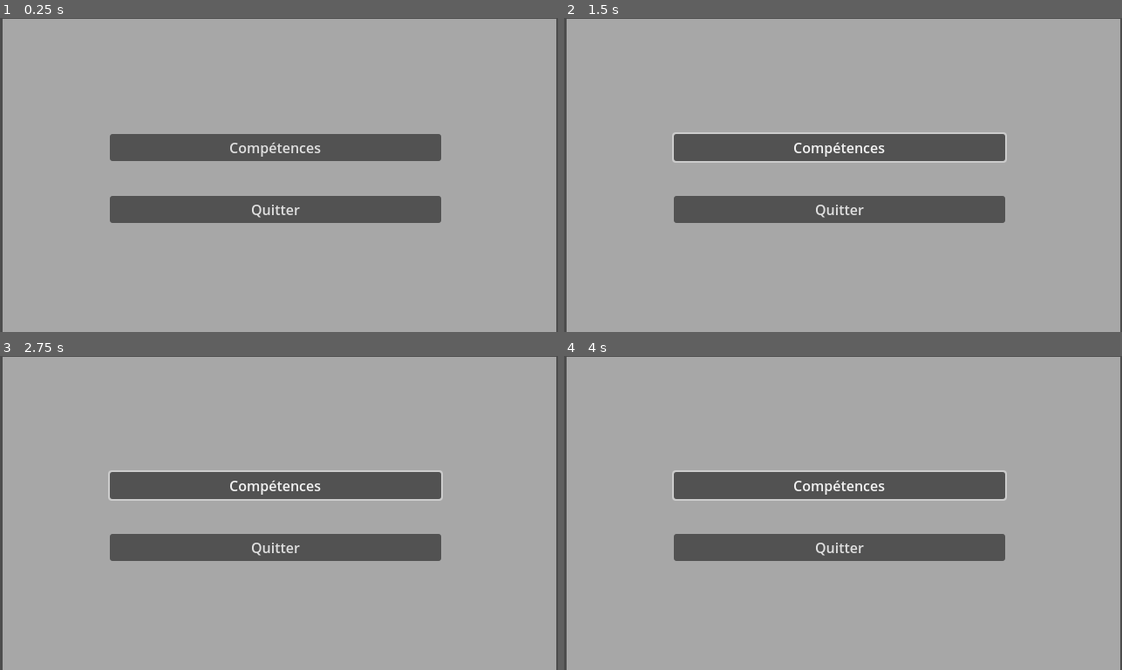
Above: before the commit, frames 1-4 (two rows, left to right).
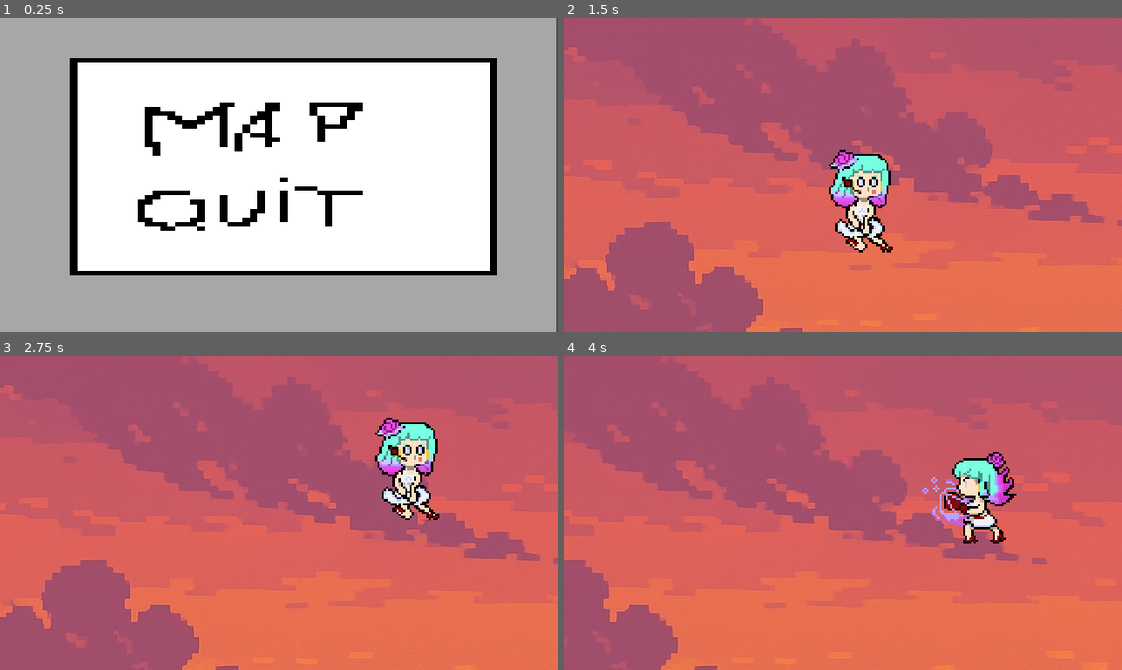
Above: after the commit, the same moments.

Repository: ifoudil/Chromatic-Requiem
Game: Godot game, scene res://Scenes/menu_2.tscn
The game is run twice, just before and just after one commit, with the same random seed, the same clock (stepped at 60 frames per second) and the same inputs. This scene is started directly instead of the project's main scene.
Inputs (mouse positions are in pixels of both pictures, inside the frame that each line leads up to):
- Up to frame 1 (0.25 s): no input
- Up to frame 2 (1.5 s): click "Compétences" at 0.5 s; click (664, 109) at 1.27 s
- Up to frame 3 (2.75 s): tap Enter at 2 s; hold Right (move_right) from 2.03 s (still down); tap Z (atk) at 2.1 s; tap Space (jump) at 2.27, 2.57 s; tap N (switch_idle, bound only after the commit) at 2.3 s
- Up to frame 4 (4 s): tap N (switch_idle, bound only after the commit) at 2.85 s; tap Space (jump) at 3.02, 3.05, 3.32, 3.6 s; release Right (move_right) at 3.53 s; hold Left (move_left) from 3.53 s (still down); tap Z (atk) at 3.8 s

The runs differ from the first frame. In frame 1, 54% of the frame differs, in the area x 0-100%, y 0-100%; in frame 2, 100%; in frame 3, 100%; in frame 4, 100%.

Commit message:
skin udapte

Diff:
--- a/Scenes/Baddie.tscn
+++ b/Scenes/Baddie.tscn
@@ -1,12 +1,14 @@
-[gd_scene load_steps=14 format=3 uid="uid://c4rf4st16oach"]
+[gd_scene load_steps=16 format=3 uid="uid://c4rf4st16oach"]
 
 [ext_resource type="Script" uid="uid://dhggmxord85gq" path="res://Scripts/player.gd" id="1_4y6d6"]
 [ext_resource type="Texture2D" uid="uid://dd1bx8j5cmldn" path="res://Assets/Atk_box.png" id="2_jjo6a"]
 [ext_resource type="Texture2D" uid="uid://cs10i7jkjjwbd" path="res://Assets/Atk_box copie.png" id="3_8tbd3"]
 [ext_resource type="Texture2D" uid="uid://b4n37wvhjhguh" path="res://Assets/perso_final copie.png" id="4_ji2xe"]
-[ext_resource type="Texture2D" uid="uid://cbmbtn2bsfnvf" path="res://Assets/perso_final copie 3.png" id="5_y3hc5"]
+[ext_resource type="Texture2D" uid="uid://xacgvea0ld0e" path="res://Assets/baddieviolet.png" id="5_8tbd3"]
 [ext_resource type="Texture2D" uid="uid://33v312kgomtn" path="res://Assets/perso_final copie 2.png" id="6_676oq"]
+[ext_resource type="Texture2D" uid="uid://d4grxwbf4qobr" path="res://Assets/baddieviolet2.png" id="6_ji2xe"]
 [ext_resource type="Texture2D" uid="uid://cw5w3m5yxvgyl" path="res://Assets/perso_final.png" id="7_gqifm"]
+[ext_resource type="Texture2D" uid="uid://dsf422vcxqyfa" path="res://Assets/baddieviolet3.png" id="7_y3hc5"]
 [ext_resource type="Texture2D" uid="uid://2fwvbonmu2vc" path="res://Assets/perso_chroma_requiem (55) copie 4.png" id="8_gt11p"]
 [ext_resource type="Texture2D" uid="uid://cu17fvv5puhmb" path="res://Assets/perso_chroma_requiem (55) copie 5.png" id="9_sxmsa"]
 [ext_resource type="Texture2D" uid="uid://d2628a2bt4kw0" path="res://Assets/perso_chroma_requiem (55) copie 3.png" id="10_5xorg"]
@@ -40,7 +42,13 @@
 }, {
 "frames": [{
 "duration": 1.0,
-"texture": ExtResource("5_y3hc5")
+"texture": ExtResource("5_8tbd3")
+}, {
+"duration": 1.0,
+"texture": ExtResource("6_ji2xe")
+}, {
+"duration": 1.0,
+"texture": ExtResource("7_y3hc5")
 }],
 "loop": true,
 "name": &"idle_right",
@@ -86,10 +94,10 @@
 }]
 
 [sub_resource type="RectangleShape2D" id="RectangleShape2D_wpk7j"]
-size = Vector2(57, 95)
+size = Vector2(60, 113)
 
 [node name="CharacterBody2D" type="CharacterBody2D"]
-position = Vector2(54, -15)
+position = Vector2(31, -28)
 script = ExtResource("1_4y6d6")
 metadata/_edit_group_ = true
 
@@ -98,14 +106,13 @@
 position = Vector2(1109, -215.813)
 scale = Vector2(2.45023, 2.39583)
 sprite_frames = SubResource("SpriteFrames_xh4dr")
-animation = &"atk1_right"
+animation = &"idle_right"
 offset = Vector2(-387.769, 192.548)
 metadata/_edit_group_ = true
 
 [node name="CollisionShape2D" type="CollisionShape2D" parent="."]
-position = Vector2(140.5, 249.5)
+position = Vector2(169, 246.5)
 shape = SubResource("RectangleShape2D_wpk7j")
-metadata/_edit_group_ = true
 
 [node name="AttackTimer" type="Timer" parent="."]
 wait_time = 0.3
--- /dev/null
+++ b/Scenes/baddieViolet.tscn
@@ -0,0 +1,121 @@
+[gd_scene load_steps=16 format=3 uid="uid://cdyetyvyljpk"]
+
+[ext_resource type="Script" uid="uid://coxexhi2gki7i" path="res://Scripts/baddieYellow.gd" id="1_icpp2"]
+[ext_resource type="Texture2D" uid="uid://dd1bx8j5cmldn" path="res://Assets/Atk_box.png" id="2_tdr17"]
+[ext_resource type="Texture2D" uid="uid://cs10i7jkjjwbd" path="res://Assets/Atk_box copie.png" id="3_l1mr0"]
+[ext_resource type="Texture2D" uid="uid://b4n37wvhjhguh" path="res://Assets/perso_final copie.png" id="4_j02qt"]
+[ext_resource type="Texture2D" uid="uid://xacgvea0ld0e" path="res://Assets/baddieviolet.png" id="5_tdr17"]
+[ext_resource type="Texture2D" uid="uid://d4grxwbf4qobr" path="res://Assets/baddieviolet2.png" id="6_l1mr0"]
+[ext_resource type="Texture2D" uid="uid://33v312kgomtn" path="res://Assets/perso_final copie 2.png" id="7_6y8ve"]
+[ext_resource type="Texture2D" uid="uid://dsf422vcxqyfa" path="res://Assets/baddieviolet3.png" id="7_j02qt"]
+[ext_resource type="Texture2D" uid="uid://cw5w3m5yxvgyl" path="res://Assets/perso_final.png" id="8_oaorr"]
+[ext_resource type="Texture2D" uid="uid://2fwvbonmu2vc" path="res://Assets/perso_chroma_requiem (55) copie 4.png" id="9_smshv"]
+[ext_resource type="Texture2D" uid="uid://cu17fvv5puhmb" path="res://Assets/perso_chroma_requiem (55) copie 5.png" id="10_3m65n"]
+[ext_resource type="Texture2D" uid="uid://d2628a2bt4kw0" path="res://Assets/perso_chroma_requiem (55) copie 3.png" id="11_74vap"]
+[ext_resource type="Texture2D" uid="uid://bhlfqcsjvokem" path="res://Assets/perso_chroma_requiem (55) copie 2.png" id="12_uijnq"]
+
+[sub_resource type="SpriteFrames" id="SpriteFrames_xh4dr"]
+animations = [{
+"frames": [{
+"duration": 1.0,
+"texture": ExtResource("2_tdr17")
+}],
+"loop": true,
+"name": &"atk1_left",
+"speed": 5.0
+}, {
+"frames": [{
+"duration": 1.0,
+"texture": ExtResource("3_l1mr0")
+}],
+"loop": true,
+"name": &"atk1_right",
+"speed": 5.0
+}, {
+"frames": [{
+"duration": 1.0,
+"texture": ExtResource("4_j02qt")
+}],
+"loop": true,
+"name": &"idle_left",
+"speed": 5.0
+}, {
+"frames": [{
+"duration": 1.0,
+"texture": ExtResource("5_tdr17")
+}, {
+"duration": 1.0,
+"texture": ExtResource("6_l1mr0")
+}, {
+"duration": 1.0,
+"texture": ExtResource("7_j02qt")
+}],
+"loop": true,
+"name": &"idle_right",
+"speed": 5.0
+}, {
+"frames": [{
+"duration": 1.0,
+"texture": ExtResource("7_6y8ve")
+}],
+"loop": true,
+"name": &"jump_left",
+"speed": 5.0
+}, {
+"frames": [{
+"duration": 1.0,
+"texture": ExtResource("8_oaorr")
+}],
+"loop": true,
+"name": &"jump_right",
+"speed": 5.0
+}, {
+"frames": [{
+"duration": 1.0,
+"texture": ExtResource("9_smshv")
+}, {
+"duration": 1.0,
+"texture": ExtResource("10_3m65n")
+}],
+"loop": true,
+"name": &"run_left",
+"speed": 5.0
+}, {
+"frames": [{
+"duration": 1.0,
+"texture": ExtResource("11_74vap")
+}, {
+"duration": 1.0,
+"texture": ExtResource("12_uijnq")
+}],
+"loop": true,
+"name": &"run_right",
+"speed": 5.0
+}]
+
+[sub_resource type="RectangleShape2D" id="RectangleShape2D_wpk7j"]
+size = Vector2(60, 113)
+
+[node name="characterBody2D" type="CharacterBody2D"]
+position = Vector2(31, -28)
+script = ExtResource("1_icpp2")
+metadata/_edit_group_ = true
+
+[node name="AnimatedSprite2D" type="AnimatedSprite2D" parent="."]
+texture_filter = 1
+position = Vector2(1109, -215.813)
+scale = Vector2(2.45023, 2.39583)
+sprite_frames = SubResource("SpriteFrames_xh4dr")
+animation = &"idle_right"
+offset = Vector2(-387.769, 192.548)
+metadata/_edit_group_ = true
+
+[node name="CollisionShape2D" type="CollisionShape2D" parent="."]
+position = Vector2(169, 246.5)
+shape = SubResource("RectangleShape2D_wpk7j")
+
+[node name="AttackTimer" type="Timer" parent="."]
+wait_time = 0.3
+one_shot = true
+
+[connection signal="timeout" from="AttackTimer" to="." method="_on_attack_timer_timeout"]
--- /dev/null
+++ b/Scenes/baddieyellow.tscn
@@ -0,0 +1,135 @@
+[gd_scene load_steps=17 format=3 uid="uid://dc2uygkwfcu8w"]
+
+[ext_resource type="Script" uid="uid://coxexhi2gki7i" path="res://Scripts/baddieYellow.gd" id="1_b0c5b"]
+[ext_resource type="Texture2D" uid="uid://dd1bx8j5cmldn" path="res://Assets/Atk_box.png" id="2_d082v"]
+[ext_resource type="Texture2D" uid="uid://cs10i7jkjjwbd" path="res://Assets/Atk_box copie.png" id="3_7gbtx"]
+[ext_resource type="Texture2D" uid="uid://b4n37wvhjhguh" path="res://Assets/perso_final copie.png" id="4_nd58f"]
+[ext_resource type="Texture2D" uid="uid://bsvsyy557t758" path="res://Assets/yellown.png" id="5_jcouw"]
+[ext_resource type="Texture2D" uid="uid://cghan0t2i044u" path="res://Assets/yellow1.png" id="6_d082v"]
+[ext_resource type="Texture2D" uid="uid://jy4pukda083b" path="res://Assets/yellow2.png" id="7_7gbtx"]
+[ext_resource type="Texture2D" uid="uid://33v312kgomtn" path="res://Assets/perso_final copie 2.png" id="7_7kl0n"]
+[ext_resource type="Texture2D" uid="uid://cw5w3m5yxvgyl" path="res://Assets/perso_final.png" id="8_rvhxl"]
+[ext_resource type="Texture2D" uid="uid://2fwvbonmu2vc" path="res://Assets/perso_chroma_requiem (55) copie 4.png" id="9_rh60s"]
+[ext_resource type="Texture2D" uid="uid://euqvvc4u41vj" path="res://Assets/reloading.png" id="10_7gbtx"]
+[ext_resource type="Texture2D" uid="uid://cu17fvv5puhmb" path="res://Assets/perso_chroma_requiem (55) copie 5.png" id="10_dvvgx"]
+[ext_resource type="Texture2D" uid="uid://d2628a2bt4kw0" path="res://Assets/perso_chroma_requiem (55) copie 3.png" id="11_p42id"]
+[ext_resource type="Texture2D" uid="uid://bhlfqcsjvokem" path="res://Assets/perso_chroma_requiem (55) copie 2.png" id="12_5gadt"]
+
+[sub_resource type="SpriteFrames" id="SpriteFrames_xh4dr"]
+animations = [{
+"frames": [{
+"duration": 1.0,
+"texture": ExtResource("2_d082v")
+}],
+"loop": true,
+"name": &"atk1_left",
+"speed": 5.0
+}, {
+"frames": [{
+"duration": 1.0,
+"texture": ExtResource("3_7gbtx")
+}],
+"loop": true,
+"name": &"atk1_right",
+"speed": 5.0
+}, {
+"frames": [{
+"duration": 1.0,
+"texture": ExtResource("6_d082v")
+}, {
+"duration": 1.0,
+"texture": ExtResource("7_7gbtx")
+}],
+"loop": true,
+"name": &"idle-right2",
+"speed": 5.0
+}, {
+"frames": [{
+"duration": 1.0,
+"texture": ExtResource("4_nd58f")
+}],
+"loop": true,
+"name": &"idle_left",
+"speed": 5.0
+}, {
+"frames": [{
+"duration": 1.0,
+"texture": ExtResource("5_jcouw")
+}],
+"loop": true,
+"name": &"idle_right",
+"speed": 5.0
+}, {
+"frames": [{
+"duration": 1.0,
+"texture": ExtResource("7_7kl0n")
+}],
+"loop": true,
+"name": &"jump_left",
+"speed": 5.0
+}, {
+"frames": [{
+"duration": 1.0,
+"texture": ExtResource("8_rvhxl")
+}],
+"loop": true,
+"name": &"jump_right",
+"speed": 5.0
+}, {
+"frames": [{
+"duration": 1.0,
+"texture": ExtResource("10_7gbtx")
+}],
+"loop": true,
+"name": &"reloading",
+"speed": 5.0
+}, {
+"frames": [{
+"duration": 1.0,
+"texture": ExtResource("9_rh60s")
+}, {
+"duration": 1.0,
+"texture": ExtResource("10_dvvgx")
+}],
+"loop": true,
+"name": &"run_left",
+"speed": 5.0
+}, {
+"frames": [{
+"duration": 1.0,
+"texture": ExtResource("11_p42id")
+}, {
+"duration": 1.0,
+"texture": ExtResource("12_5gadt")
+}],
+"loop": true,
+"name": &"run_right",
+"speed": 5.0
+}]
+
+[sub_resource type="RectangleShape2D" id="RectangleShape2D_wpk7j"]
+size = Vector2(60, 113)
+
+[node name="CharacterBody2D" type="CharacterBody2D"]
+position = Vector2(31, -28)
+script = ExtResource("1_b0c5b")
+metadata/_edit_group_ = true
+
+[node name="AnimatedSprite2D" type="AnimatedSprite2D" parent="."]
+texture_filter = 1
+position = Vector2(1109, -215.813)
+scale = Vector2(2.45023, 2.39583)
+sprite_frames = SubResource("SpriteFrames_xh4dr")
+animation = &"run_right"
+offset = Vector2(-387.769, 192.548)
+metadata/_edit_group_ = true
+
+[node name="CollisionShape2D" type="CollisionShape2D" parent="."]
+position = Vector2(169, 246.5)
+shape = SubResource("RectangleShape2D_wpk7j")
+
+[node name="AttackTimer" type="Timer" parent="."]
+wait_time = 0.3
+one_shot = true
+
+[connection signal="timeout" from="AttackTimer" to="." method="_on_attack_timer_timeout"]
--- /dev/null
+++ b/Scenes/lvl1.tscn
@@ -0,0 +1,54 @@
+[gd_scene load_steps=6 format=3 uid="uid://gxmrwxxp2xch"]
+
+[ext_resource type="PackedScene" uid="uid://c4rf4st16oach" path="res://Scenes/Baddie.tscn" id="1_7vp8q"]
+[ext_resource type="Texture2D" uid="uid://bg325a1xyfjxm" path="res://Assets/fond_scene1.png" id="1_ilbed"]
+
+[sub_resource type="RectangleShape2D" id="RectangleShape2D_gw65t"]
+size = Vector2(1629, 285)
+
+[sub_resource type="SpriteFrames" id="SpriteFrames_k1kij"]
+animations = [{
+"frames": [{
+"duration": 1.0,
+"texture": ExtResource("1_ilbed")
+}],
+"loop": true,
+"name": &"default",
+"speed": 5.0
+}]
+
+[sub_resource type="RectangleShape2D" id="RectangleShape2D_oxj74"]
+size = Vector2(640, 61)
+
+[node name="Node2D" type="Node2D"]
+position = Vector2(3, 64)
+
+[node name="Area2D2" type="StaticBody2D" parent="."]
+position = Vector2(319, 281)
+
+[node name="CollisionShape2D" type="CollisionShape2D" parent="Area2D2"]
+position = Vector2(497.5, 652.5)
+shape = SubResource("RectangleShape2D_gw65t")
+
+[node name="AnimatedSprite2D" type="AnimatedSprite2D" parent="."]
+position = Vector2(762, 452)
+sprite_frames = SubResource("SpriteFrames_k1kij")
+
+[node name="CharacterBody2D" parent="." instance=ExtResource("1_7vp8q")]
+position = Vector2(180, -89)
+
+[node name="Camera2D" type="Camera2D" parent="CharacterBody2D"]
+position = Vector2(142, 219)
+drag_horizontal_enabled = true
+drag_vertical_enabled = true
+drag_left_margin = 0.6
+drag_top_margin = 0.6
+drag_right_margin = 0.6
+drag_bottom_margin = 0.3
+editor_draw_drag_margin = true
+
+[node name="Area2D" type="StaticBody2D" parent="."]
+
+[node name="CollisionShape2D2" type="CollisionShape2D" parent="Area2D"]
+position = Vector2(319, 260.5)
+shape = SubResource("RectangleShape2D_oxj74")
--- a/Scenes/menu_2.tscn
+++ b/Scenes/menu_2.tscn
@@ -1,6 +1,27 @@
-[gd_scene load_steps=2 format=3 uid="uid://b4vwelxgqjxuj"]
+[gd_scene load_steps=5 format=3 uid="uid://b4vwelxgqjxuj"]
 
 [ext_resource type="Script" uid="uid://d22c4qrkj8mus" path="res://Scripts/menu_2.gd" id="1_tswe5"]
+[ext_resource type="Texture2D" uid="uid://2vnylootl6p1" path="res://Assets/map.png" id="2_fowjw"]
+[ext_resource type="Texture2D" uid="uid://bdfargst4qg1y" path="res://Assets/carte.png" id="3_tmtf3"]
+
+[sub_resource type="SpriteFrames" id="SpriteFrames_tmtf3"]
+animations = [{
+"frames": [{
+"duration": 1.0,
+"texture": ExtResource("2_fowjw")
+}],
+"loop": true,
+"name": &"default",
+"speed": 5.0
+}, {
+"frames": [{
+"duration": 1.0,
+"texture": ExtResource("3_tmtf3")
+}],
+"loop": true,
+"name": &"map",
+"speed": 5.0
+}]
 
 [node name="Menu2" type="CanvasLayer"]
 script = ExtResource("1_tswe5")
@@ -9,26 +30,49 @@
 anchors_preset = -1
 anchor_right = 0.997
 anchor_bottom = 1.0
-offset_left = 3.0
-offset_top = 1.0
+offset_left = -1.0
+offset_top = -2.0
 offset_right = -0.0800171
 offset_bottom = 4.0
 color = Color(1, 1, 1, 0.505882)
 
+[node name="lvl1" type="Button" parent="."]
+anchors_preset = 15
+anchor_right = 1.0
+anchor_bottom = 1.0
+offset_left = 111.0
+offset_top = 98.0
+offset_right = -515.0
+offset_bottom = -251.0
+
 [node name="VBoxContainer" type="VBoxContainer" parent="."]
-offset_left = 126.0
-offset_top = 133.0
-offset_right = 506.0
-offset_bottom = 299.0
-theme_override_constants/separation = 40
+offset_left = 127.0
+offset_top = 80.0
+offset_right = 507.0
+offset_bottom = 272.0
+theme_override_constants/separation = 30
 
-[node name="Compétences" type="Button" parent="VBoxContainer"]
+[node name="map" type="Button" parent="VBoxContainer"]
 layout_mode = 2
 text = "Compétences
+
+
 "
 
 [node name="Quitter" type="Button" parent="VBoxContainer"]
 layout_mode = 2
-text = "Quitter"
+text = "Quitter
 
+
+"
+
+[node name="AnimatedSprite2D" type="AnimatedSprite2D" parent="."]
+texture_filter = 1
+position = Vector2(321, 178)
+scale = Vector2(8.59375, 5.07812)
+sprite_frames = SubResource("SpriteFrames_tmtf3")
+animation = &"map"
+
+[connection signal="pressed" from="lvl1" to="." method="_on_lvl_1_pressed"]
+[connection signal="pressed" from="VBoxContainer/map" to="." method="_on_map_pressed"]
 [connection signal="pressed" from="VBoxContainer/Quitter" to="." method="_on_quitter_pressed"]
--- a/Scenes/pause.tscn
+++ b/Scenes/pause.tscn
@@ -1,6 +1,6 @@
 [gd_scene load_steps=5 format=3 uid="uid://dba7i1cu57day"]
 
-[ext_resource type="Script" uid="uid://ck30blqsk7sun" path="res://scripts/pause.gd" id="1_l2mpd"]
+[ext_resource type="Script" uid="uid://ck30blqsk7sun" path="res://Scripts/pause.gd" id="1_l2mpd"]
 [ext_resource type="Texture2D" uid="uid://bxkjt6l2lvdts" path="res://Assets/pause.png" id="2_5a6ek"]
 [ext_resource type="Texture2D" uid="uid://cxk3tghq1fwdc" path="res://Assets/menu1.png" id="3_5a6ek"]
 
@@ -26,7 +26,7 @@
 
 [node name="pause" type="Button" parent="."]
 modulate = Color(1, 1, 1, 0)
-anchors_preset = -1
+anchors_preset = 15
 anchor_right = 1.0
 anchor_bottom = 1.0
 offset_left = 542.0
--- a/Scenes/player.tscn
+++ b/Scenes/player.tscn
@@ -6,14 +6,15 @@
 [ext_resource type="Script" uid="uid://cbbr5680mc0h6" path="res://Scripts/area_2d_2.gd" id="3_7dp3o"]
 [ext_resource type="Texture2D" uid="uid://dd1bx8j5cmldn" path="res://Assets/Atk_box.png" id="3_pu2lt"]
 [ext_resource type="Texture2D" uid="uid://b4n37wvhjhguh" path="res://Assets/perso_final copie.png" id="3_tx1dd"]
-[ext_resource type="Texture2D" uid="uid://cbmbtn2bsfnvf" path="res://Assets/perso_final copie 3.png" id="4_tx1dd"]
 [ext_resource type="Texture2D" uid="uid://cs10i7jkjjwbd" path="res://Assets/Atk_box copie.png" id="4_ukyrk"]
 [ext_resource type="Texture2D" uid="uid://2fwvbonmu2vc" path="res://Assets/perso_chroma_requiem (55) copie 4.png" id="5_f1ek2"]
 [ext_resource type="Texture2D" uid="uid://33v312kgomtn" path="res://Assets/perso_final copie 2.png" id="5_tx1dd"]
 [ext_resource type="Texture2D" uid="uid://cw5w3m5yxvgyl" path="res://Assets/perso_final.png" id="6_gymyn"]
 [ext_resource type="Texture2D" uid="uid://cu17fvv5puhmb" path="res://Assets/perso_chroma_requiem (55) copie 5.png" id="6_tx1dd"]
 [ext_resource type="Texture2D" uid="uid://d2628a2bt4kw0" path="res://Assets/perso_chroma_requiem (55) copie 3.png" id="7_gymyn"]
+[ext_resource type="Texture2D" uid="uid://jy4pukda083b" path="res://Assets/yellow2.png" id="8_fd4e3"]
 [ext_resource type="Texture2D" uid="uid://bhlfqcsjvokem" path="res://Assets/perso_chroma_requiem (55) copie 2.png" id="8_pu2lt"]
+[ext_resource type="Texture2D" uid="uid://cghan0t2i044u" path="res://Assets/yellow1.png" id="9_qqcod"]
 [ext_resource type="PackedScene" uid="uid://dba7i1cu57day" path="res://Scenes/pause.tscn" id="15_h4iuc"]
 
 [sub_resource type="SpriteFrames" id="SpriteFrames_tx1dd"]
@@ -70,7 +71,10 @@
 }, {
 "frames": [{
 "duration": 1.0,
-"texture": ExtResource("4_tx1dd")
+"texture": ExtResource("8_fd4e3")
+}, {
+"duration": 1.0,
+"texture": ExtResource("9_qqcod")
 }],
 "loop": true,
 "name": &"idle_right",
@@ -127,6 +131,7 @@
 position = Vector2(606.469, 329.836)
 scale = Vector2(0.99541, 1.02313)
 sprite_frames = SubResource("SpriteFrames_tx1dd")
+frame_progress = 0.387539
 metadata/_edit_group_ = true
 
 [node name="CollisionShape2D" type="CollisionShape2D" parent="StaticBody2D"]
@@ -166,7 +171,7 @@
 position = Vector2(1109, -215.813)
 scale = Vector2(2.45023, 2.39583)
 sprite_frames = SubResource("SpriteFrames_vgqql")
-animation = &"atk1_right"
+animation = &"idle_right"
 offset = Vector2(-387.769, 192.548)
 metadata/_edit_group_ = true
 
--- /dev/null
+++ b/Scripts/baddieYellow.gd
@@ -0,0 +1,30 @@
+extends CharacterBody2D
+
+@onready var sprite = $AnimatedSprite2D
+var timer_started := false
+var time_passed := 0.0
+var reloading_started := false
+var reloading_time := 0.0
+
+func _ready() -> void:
+	sprite.play("idle_right")
+
+func _process(delta):
+	if Input.is_action_just_pressed("switch_idle") and not timer_started and not reloading_started:
+		sprite.play("idle-right2")
+		timer_started = true
+		time_passed = 0.0
+
+	if timer_started:
+		time_passed += delta
+		if time_passed >= 10.0:
+			sprite.play("reloading")
+			timer_started = false
+			reloading_started = true
+			reloading_time = 0.0
+
+	if reloading_started:
+		reloading_time += delta
+		if reloading_time >= 15.0:
+			sprite.play("idle_right")
+			reloading_started = false
--- a/Scripts/menu_2.gd
+++ b/Scripts/menu_2.gd
@@ -1,5 +1,20 @@
 extends CanvasLayer
 
+func _ready():
+	$AnimatedSprite2D.play("default")
+	$VBoxContainer/map.disabled = false
+	$VBoxContainer/Quitter.disabled = false
 
 func _on_quitter_pressed() -> void:
+	$AnimatedSprite2D.play("default")
+	$VBoxContainer/map.disabled = false
+	$VBoxContainer/Quitter.disabled = false
 	self.visible = false
+
+func _on_map_pressed() -> void:
+	$AnimatedSprite2D.play("map")
+	$VBoxContainer/map.disabled = true
+
+
+func _on_lvl_1_pressed() -> void:
+	get_tree().change_scene_to_file("res://Scenes/lvl1.tscn")
--- a/project.godot
+++ b/project.godot
@@ -57,3 +57,9 @@
 , Object(InputEventKey,"resource_local_to_scene":false,"resource_name":"","device":-1,"window_id":0,"alt_pressed":false …(183 unchanged characters)…
 ]
 }
+switch_idle={
+"deadzone": 0.2,
+"events": [Object(InputEventKey,"resource_local_to_scene":false,"resource_name":"","device":-1,"window_id":0,"alt_pressed":false,"shift_pressed":false,"ctrl_pressed":false,"meta_pressed":false,"pressed":false,"keycode":0,"physical_keycode":78,"key_label":0,"unicode":110,"location":0,"echo":false,"script":null)
+, Object(InputEventMouseButton,"resource_local_to_scene":false,"resource_name":"","device":-1,"window_id":0,"alt_pressed":false,"shift_pressed":false,"ctrl_pressed":false,"meta_pressed":false,"button_mask":2,"position":Vector2(164, 56),"global_position":Vector2(183, 152),"factor":1.0,"button_index":2,"canceled":false,"pressed":true,"double_click":false,"script":null)
+]
+}
Binary file added: Assets/carte.png
Binary file added: Assets/finall.png
Binary file added: Assets/map.png
Binary file added: Assets/perso_final copie 5.png
Not shown: 1 places in Scenes/player.tscn that only renumber resources
Not shown, added: Scripts/baddieYellow.gd.uid
Not shown, changed: .DS_Store
Not shown, changed: Assets/.DS_Store
Not shown, added: Assets/yellow.piskel
